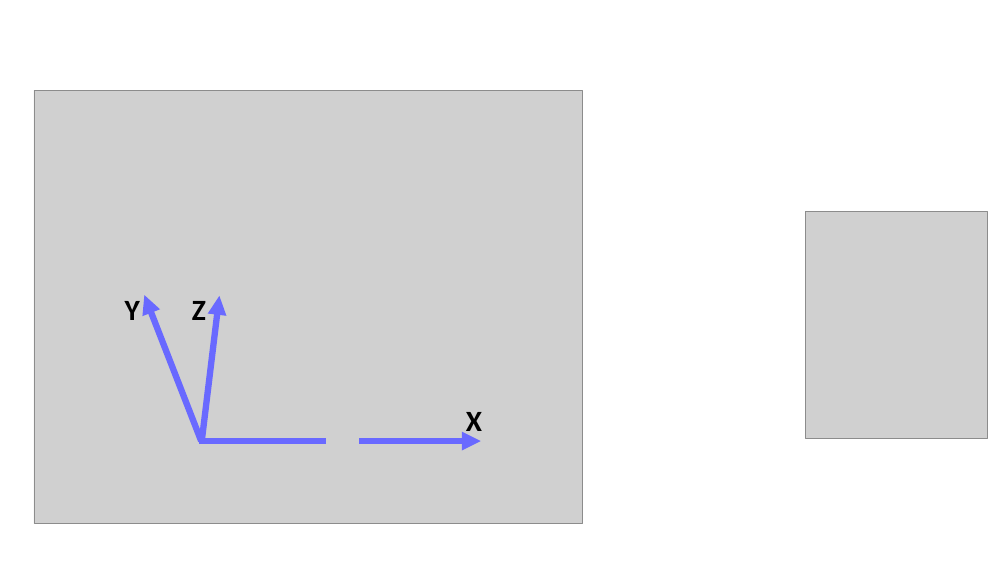
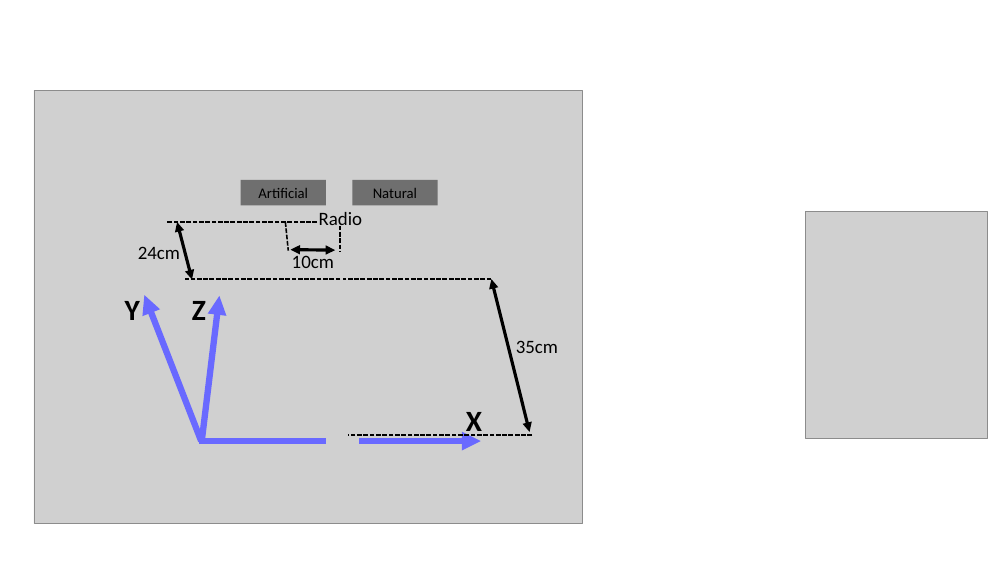
Before and after one commit to khenheller/subliminal_priming_w_motion_capture, a slide deck: slide 4 of presentation/exp birds eye veiw.pptx. Drawn at 1008x567 pixels with LibreOffice and Linux fonts; fonts in the diff are those of the drawing; grey boxes stand for pictures. Boxes give left, top, right and bottom in pixels: in the first picture for what was removed or moved away, otherwise in the second. Text is boxed around its words. In the diff, an @@ line names an element or a change of style, - is before the commit and + after.

```diff
--- a/presentation/exp birds eye veiw.pptx
+++ b/presentation/exp birds eye veiw.pptx
@@ rectangle added at [240, 180, 326, 206], fill #6F6F6F, 14 pt, text #000000 @@
+Artificial
@@ rectangle added at [352, 180, 438, 206], fill #6F6F6F, 14 pt, text #000000 @@
+Natural
@@ line added from (318, 222) to (168, 222), #000000 1.5 pt dashed @@
@@ double arrow added from (177, 222) to (192, 280), #000000 3 pt @@
@@ line added from (286, 222) to (288, 251), #000000 1.5 pt dashed @@
@@ text added at [319, 212, 363, 230], 18 pt, text #000000 @@
+Radio
@@ line added from (340, 225) to (340, 252), #000000 1.5 pt dashed @@
@@ text added at [138, 246, 180, 259], 18 pt, text #000000 @@
+24cm
@@ double arrow added from (290, 250) to (335, 250), #000000 3 pt @@
@@ text added at [292, 253, 334, 268], 18 pt, text #000000 @@
+10cm
@@ line added from (340, 279) to (185, 279), #000000 1.5 pt dashed @@
@@ line added from (492, 279) to (343, 279), #000000 1.5 pt dashed @@
@@ double arrow added from (529, 432) to (492, 279), #000000 3 pt @@
@@ text added at [516, 340, 558, 353], 18 pt, text #000000 @@
+35cm
@@ line added from (532, 435) to (348, 435), #000000 1.5 pt dashed @@
```
Also in this commit, not shown: 6 other files.
